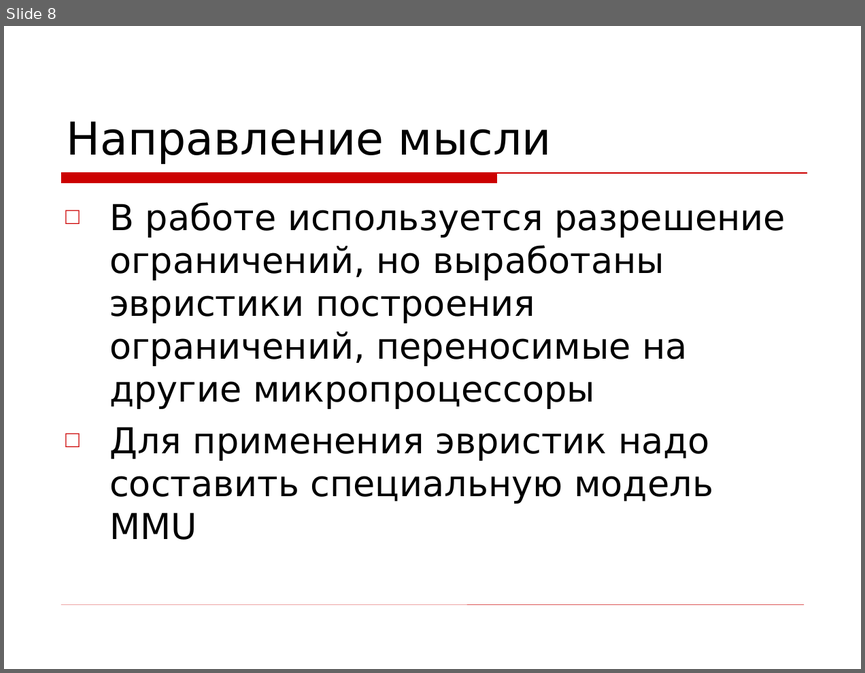
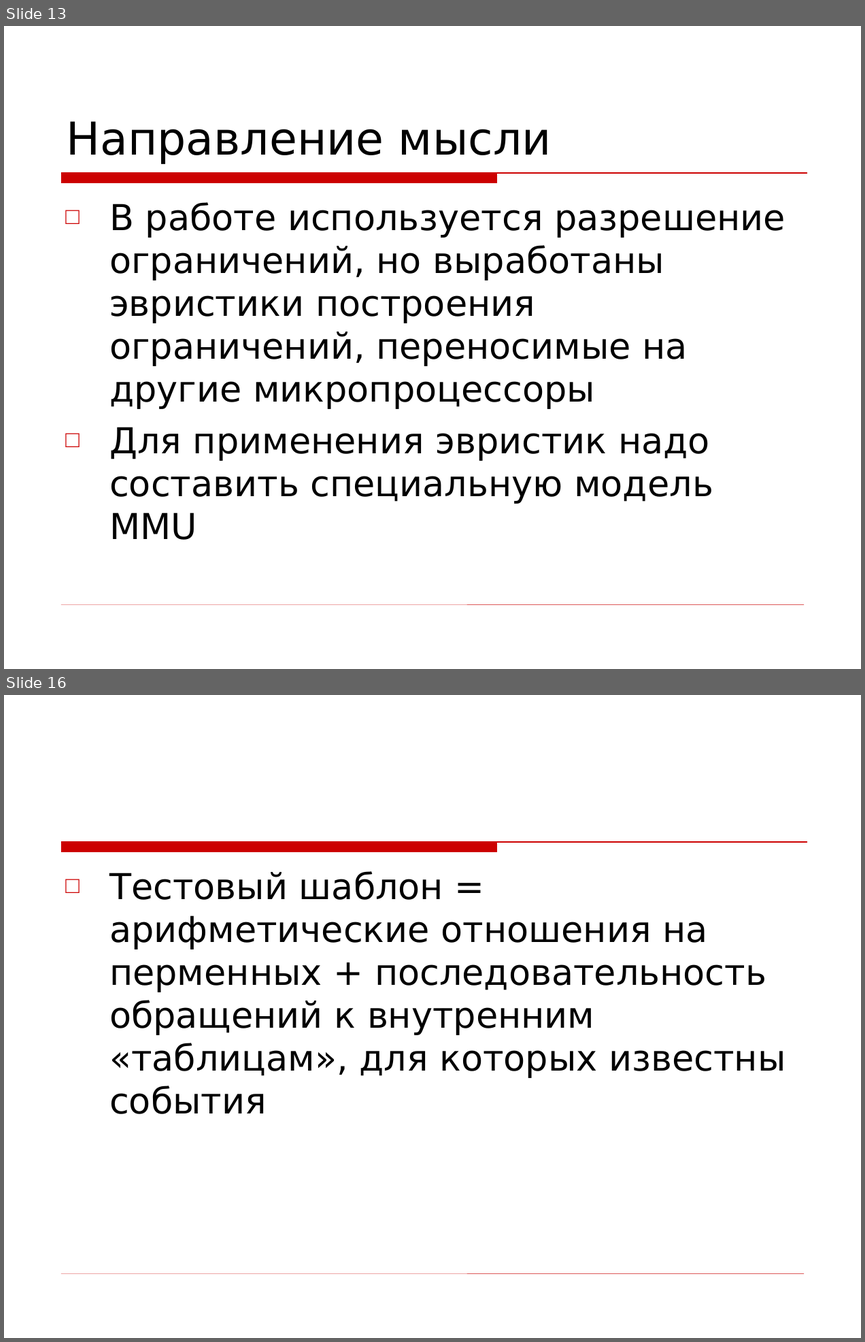
Before and after one commit to kornevgen/tesla-project, a slide deck: papers/THESIS/talks/Oct13 - ISP/isp-slides.ppt. Shown one above the other, each under a label of ours: slide 8 before the commit, slides 13 and 16 after it; the slides between them are not shown. The pictures are 865x673 and 865x1342 pixels, drawn with LibreOffice and Linux fonts; fonts in the diff are those of the drawing; background and template pictures are left out. Boxes give left, top, right and bottom in pixels: in the first picture for what was removed or moved away, otherwise in the second. Text is boxed around its words. In the diff, an @@ line names an element or a change of style, - is before the commit and + after.

```diff
--- a/papers/THESIS/talks/Oct13 - ISP/isp-slides.ppt
+++ b/papers/THESIS/talks/Oct13 - ISP/isp-slides.ppt
@@ slide 16 added at box(4, 695, 861, 1338), background picture (left out); not listed: 2 template elements that a slide beside it also shows @@
@@ text added at box(109, 871, 785, 1114), 30 pt, text #000000 @@
+□ Тестовый шаблон = арифметические отношения на перменных + последовательность обращений к внутренним «таблицам», для которых известны события
@@ what was slide 8 is now slide 13 @@
```
Also in this commit, not shown: 1 slide changed, 25 other slides added, 3 slides removed.
